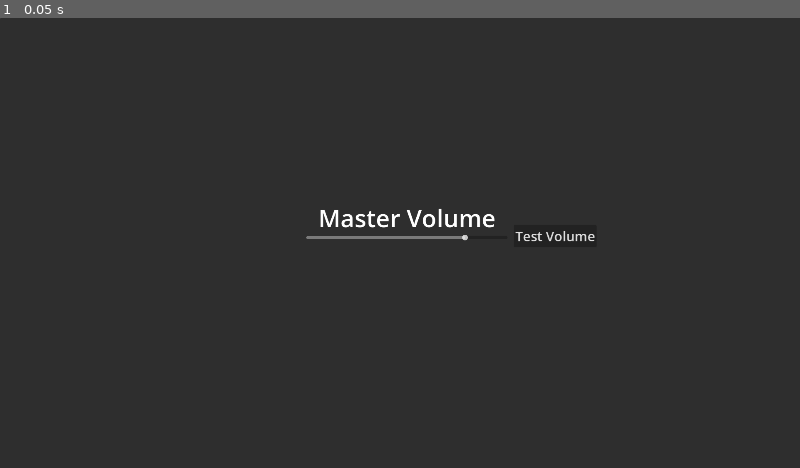
Above: before the commit, frame 1.
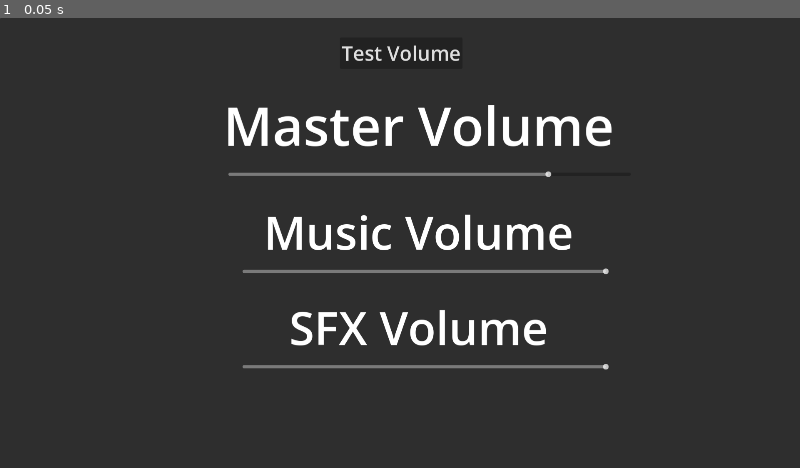
Above: after the commit, the same moment.

Repository: howarja/Vampire-Game
Game: Godot game, scene res://scripts/settings.tscn
The game is run twice, just before and just after one commit, with the same random seed, the same clock (stepped at 60 frames per second) and the same inputs. This scene is started directly instead of the project's main scene.
Inputs:
- Up to frame 1 (0.05 s): no input

The runs differ from the first frame. In frame 1, 5.1% of the frame differs, in the area x 28-77%, y 6-79%.

Commit message:
Added Music and SFX sliders to settings

Diff:
--- a/scripts/globals.gd
+++ b/scripts/globals.gd
@@ -1,3 +1,3 @@
 extends Node
 
-@onready var currentVolume = 0.8
+#@onready var currentVolume = 0.8
--- a/scripts/settings.gd
+++ b/scripts/settings.gd
@@ -1,12 +1,20 @@
 extends Node2D
 
 func _ready() -> void:
-	$volumeSlider.value = Globals.currentVolume
-
-func _on_volume_slider_value_changed(value: float) -> void:
-	Globals.currentVolume = value
-	AudioServer.set_bus_volume_linear(AudioServer.get_bus_index("Master"), Globals.currentVolume)
-
+	$masterVolumeSlider.value = 0.8
+	$musicVolumeSlider.value = 1.0
+	$SFXVolumeSlider.value = 1.0
 
 func _on_test_volume_pressed() -> void:
 	$testPlayer.play(6.7)
+
+func _on_master_volume_slider_value_changed(value: float) -> void:
+	AudioServer.set_bus_volume_linear(AudioServer.get_bus_index("Master"), value)
+
+
+func _on_music_volume_slider_value_changed(value: float) -> void:
+	AudioServer.set_bus_volume_linear(AudioServer.get_bus_index("Music"), value)
+
+
+func _on_sfx_volume_slider_value_changed(value: float) -> void:
+	AudioServer.set_bus_volume_linear(AudioServer.get_bus_index("SFX"), value)
--- a/scripts/settings.tscn
+++ b/scripts/settings.tscn
@@ -10,36 +10,80 @@
 offset_right = 1924.0
 offset_bottom = 1082.0
 
-[node name="volumeText" type="RichTextLabel" parent="." unique_id=1510685069]
-offset_left = 720.0
-offset_top = 427.0
-offset_right = 1234.0
-offset_bottom = 533.0
-theme_override_font_sizes/normal_font_size = 58
+[node name="testPlayer" type="AudioStreamPlayer2D" parent="." unique_id=1205469343]
+position = Vector2(0, -163)
+stream = ExtResource("2_fevh8")
+autoplay = true
+
+[node name="testVolume" type="Button" parent="." unique_id=1725884221]
+offset_left = 816.0
+offset_top = 47.0
+offset_right = 1110.0
+offset_bottom = 122.0
+theme_override_font_sizes/font_size = 48
+text = "Test Volume"
+
+[node name="masterVolumeSlider" type="HSlider" parent="." unique_id=111225825]
+offset_left = 548.0
+offset_top = 348.0
+offset_right = 1514.0
+offset_bottom = 402.0
+max_value = 1.0
+step = 0.01
+value = 0.8
+
+[node name="masterVolumeText" type="RichTextLabel" parent="masterVolumeSlider" unique_id=1510685069]
+layout_mode = 0
+offset_left = -70.0
+offset_top = -179.0
+offset_right = 984.0
+offset_bottom = -2.0
+theme_override_font_sizes/normal_font_size = 128
 text = "Master Volume"
 horizontal_alignment = 1
 vertical_alignment = 1
 
-[node name="volumeSlider" type="HSlider" parent="." unique_id=111225825]
-offset_left = 735.0
-offset_top = 511.0
-offset_right = 1218.0
-offset_bottom = 543.0
+[node name="musicVolumeSlider" type="HSlider" parent="." unique_id=667706620]
+offset_left = 582.0
+offset_top = 581.0
+offset_right = 1462.0
+offset_bottom = 635.0
 max_value = 1.0
 step = 0.01
-value = 0.8
+value = 1.0
 
-[node name="testPlayer" type="AudioStreamPlayer2D" parent="." unique_id=1205469343]
-stream = ExtResource("2_fevh8")
-autoplay = true
+[node name="musicVolumeText" type="RichTextLabel" parent="musicVolumeSlider" unique_id=739520008]
+layout_mode = 0
+offset_left = -104.0
+offset_top = -156.0
+offset_right = 950.0
+offset_bottom = 21.0
+theme_override_font_sizes/normal_font_size = 110
+text = "Music Volume"
+horizontal_alignment = 1
+vertical_alignment = 1
 
-[node name="testVolume" type="Button" parent="." unique_id=1725884221]
-offset_left = 1233.0
-offset_top = 497.0
-offset_right = 1432.0
-offset_bottom = 550.0
-theme_override_font_sizes/font_size = 32
-text = "Test Volume"
+[node name="SFXVolumeSlider" type="HSlider" parent="." unique_id=154604053]
+offset_left = 582.0
+offset_top = 810.0
+offset_right = 1462.0
+offset_bottom = 864.0
+max_value = 1.0
+step = 0.01
+value = 1.0
 
-[connection signal="value_changed" from="volumeSlider" to="." method="_on_volume_slider_value_changed"]
+[node name="SFXVolumeText" type="RichTextLabel" parent="SFXVolumeSlider" unique_id=198867309]
+layout_mode = 0
+offset_left = -104.0
+offset_top = -156.0
+offset_right = 950.0
+offset_bottom = 21.0
+theme_override_font_sizes/normal_font_size = 110
+text = "SFX Volume"
+horizontal_alignment = 1
+vertical_alignment = 1
+
 [connection signal="pressed" from="testVolume" to="." method="_on_test_volume_pressed"]
+[connection signal="value_changed" from="masterVolumeSlider" to="." method="_on_master_volume_slider_value_changed"]
+[connection signal="value_changed" from="musicVolumeSlider" to="." method="_on_music_volume_slider_value_changed"]
+[connection signal="value_changed" from="SFXVolumeSlider" to="." method="_on_sfx_volume_slider_value_changed"]
